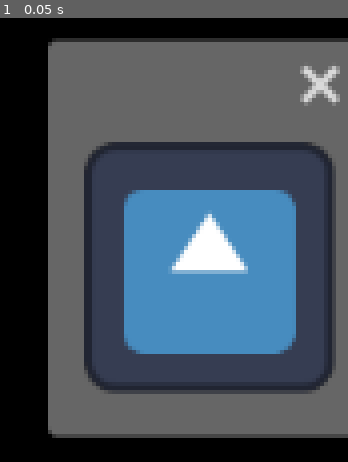
Above: before the commit, frame 1.
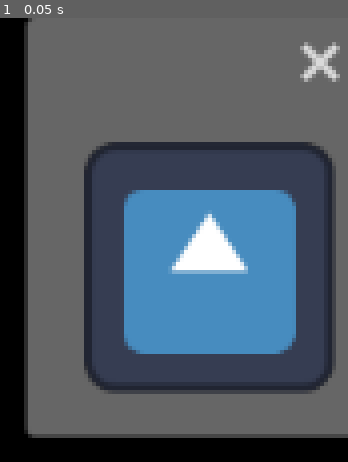
Above: after the commit, the same moment.

Repository: kayillustrations/Insectapet
Game: Godot game, scene res://windows/mini_habitat.tscn
Two runs of this game, one before a commit and one after it. Both use one fixed random seed, a clock stepped at 60 frames per second and the inputs below. The engine's default icon, where the game draws it, is replaced by a stand-in: a white triangle on a blue panel in a dark square.
Inputs:
- Up to frame 1 (0.05 s): no input

The runs differ from the first frame. In frame 1, 12% of the frame differs, in the area x 6-100%, y 0-95%.

Commit message:
base windows

Diff:
--- /dev/null
+++ b/windows/bug_window.tscn
@@ -0,0 +1,27 @@
+[gd_scene load_steps=3 format=3 uid="uid://0n11sefy5k8m"]
+
+[ext_resource type="PackedScene" uid="uid://p100dnqto4hp" path="res://windows/window_base.tscn" id="1_b85e6"]
+[ext_resource type="Texture2D" uid="uid://ccv6ryx87ktff" path="res://icon.svg" id="2_r72ig"]
+
+[node name="Bug" instance=ExtResource("1_b85e6")]
+anchor_position = "BotR"
+
+[node name="Shape" parent="." index="0"]
+polygon = PackedVector2Array(0, 0, 0, 100, 100, 100, 100, 0)
+
+[node name="ColorRect" type="ColorRect" parent="Shape" index="0"]
+custom_minimum_size = Vector2(100, 100)
+offset_right = 40.0
+offset_bottom = 40.0
+color = Color(1, 1, 1, 0)
+
+[node name="TextureRect" type="TextureRect" parent="Shape/ColorRect" index="0"]
+layout_mode = 1
+anchors_preset = 15
+anchor_right = 1.0
+anchor_bottom = 1.0
+grow_horizontal = 2
+grow_vertical = 2
+texture = ExtResource("2_r72ig")
+expand_mode = 1
+stretch_mode = 5
--- a/windows/full_habitat.tscn
+++ b/windows/full_habitat.tscn
@@ -3,6 +3,7 @@
 [ext_resource type="PackedScene" uid="uid://p100dnqto4hp" path="res://windows/window_base.tscn" id="1_bigu7"]
 
 [node name="FullHabitat" instance=ExtResource("1_bigu7")]
+size = Vector2i(500, 500)
 anchor_position = "Center"
 
 [node name="Shape" parent="." index="0"]
@@ -11,3 +12,4 @@
 [node name="ColorRect" type="ColorRect" parent="Shape" index="0"]
 offset_right = 500.0
 offset_bottom = 500.0
+color = Color(0.15, 0.040025, 0.0255, 1)
--- a/windows/mini_habitat.tscn
+++ b/windows/mini_habitat.tscn
@@ -5,17 +5,15 @@
 [ext_resource type="Texture2D" uid="uid://rwf1jiduqbqj" path="res://iconhover.svg" id="3_do3m4"]
 
 [node name="MiniHabitat" instance=ExtResource("1_jples")]
-exclusive = false
 anchor_position = "TopR"
 
 [node name="Shape" parent="." index="0"]
-position = Vector2(0, 0)
 polygon = PackedVector2Array(0, 0, 0, 100, 100, 100, 100, 0)
 
 [node name="ColorRect" type="ColorRect" parent="Shape" index="0"]
 custom_minimum_size = Vector2(100, 100)
-offset_right = 93.0
-offset_bottom = 92.0
+offset_right = 100.0
+offset_bottom = 100.0
 color = Color(1, 1, 1, 0)
 
 [node name="MarginContainer" type="MarginContainer" parent="Shape/ColorRect" index="0"]
--- a/windows/window_base.gd
+++ b/windows/window_base.gd
@@ -43,5 +43,7 @@
 		position = anchor_dict["TopL"]
 	else: position = anchor_dict[anchor_position]
 
+	if anchor_position == "Center":
+		position -= size/2
+
 	isConfigured = true
-	print(size)
